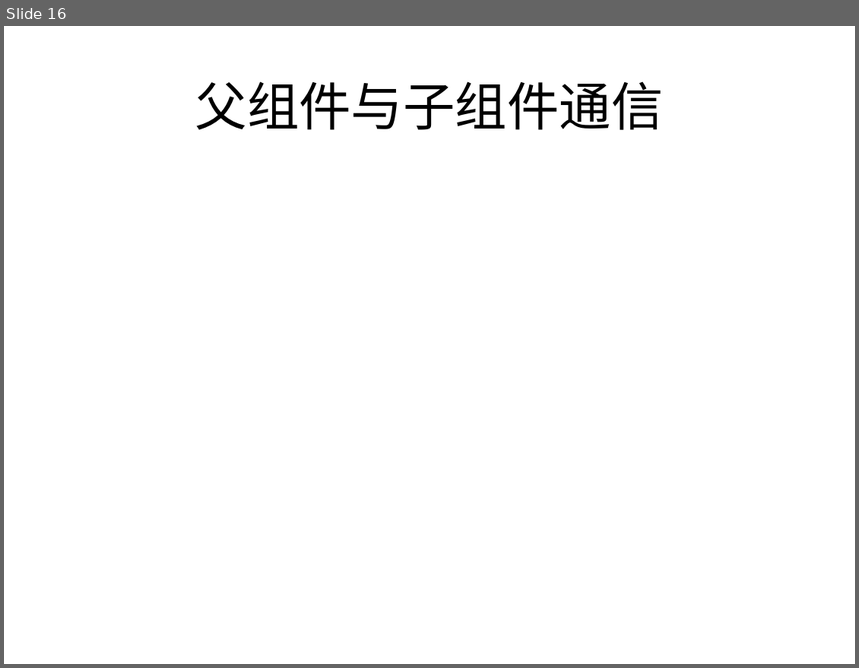
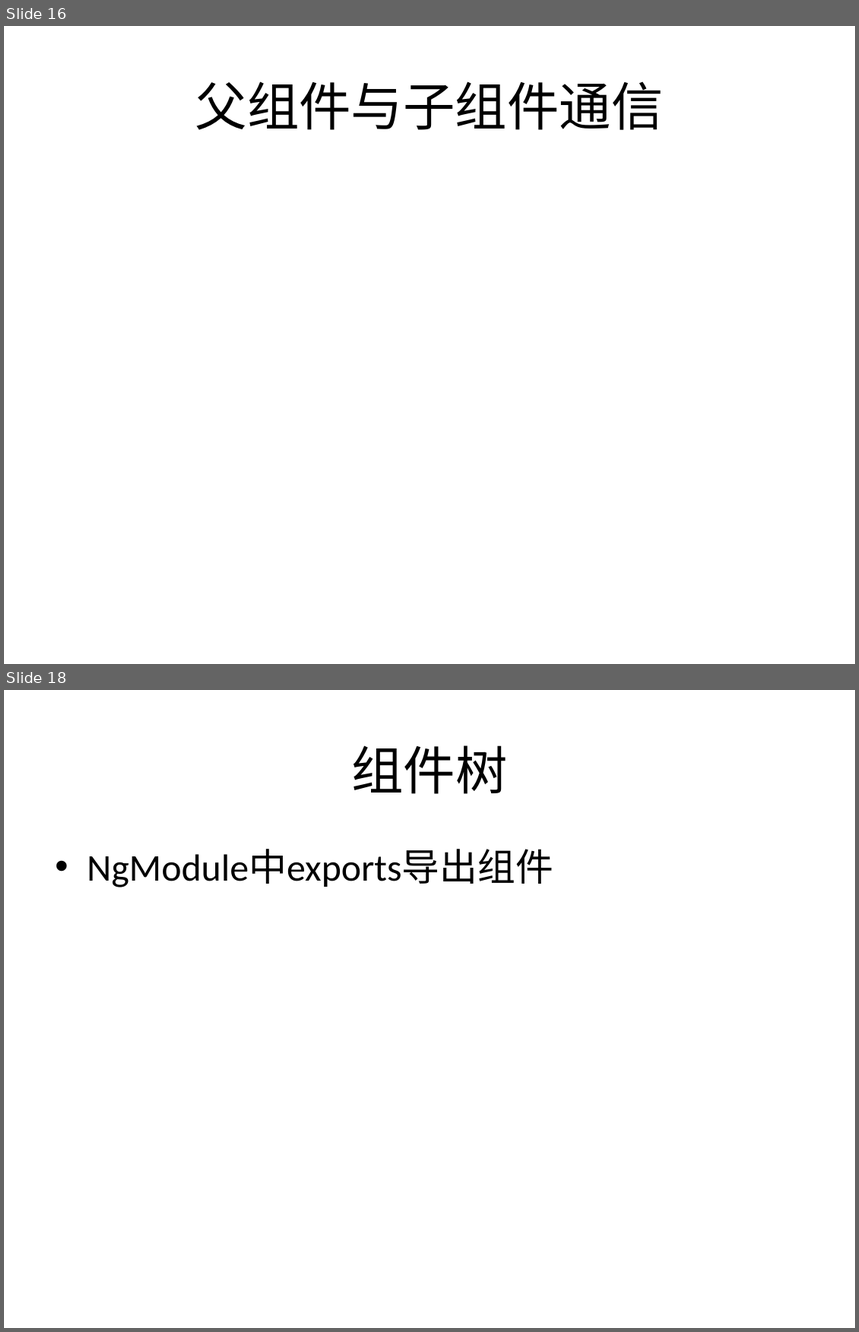
Before and after one commit to jasonLiu001/ng-study-ppt-files, a slide deck: files/Angular2.pptx. Shown one above the other, each under a label of ours: slide 16 before the commit, slides 16 and 18 after it; the slides between them are not shown. The pictures are 859x668 and 859x1332 pixels, drawn with LibreOffice and Linux fonts; fonts in the diff are those of the drawing. Boxes give left, top, right and bottom in pixels: in the first picture for what was removed or moved away, otherwise in the second. Text is boxed around its words. In the diff, an @@ line names an element or a change of style, - is before the commit and + after.

```diff
--- a/files/Angular2.pptx
+++ b/files/Angular2.pptx
@@ slide 18 added at bbox=[4, 690, 855, 1328], background #CBE9CF @@
@@ title added at bbox=[351, 745, 507, 794], 44 pt, text #000000 @@
+组件树
@@ text added at bbox=[87, 850, 553, 888], 32 pt, text #000000 @@
+• NgModule中exports导出组件
```
Also in this commit, not shown: 1 slide changed, 7 other slides added.
